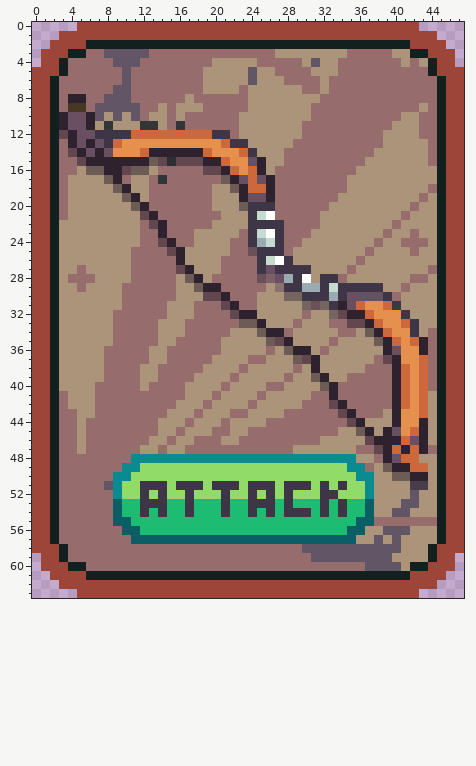
Pixel-art sprite, stored at res/img/attack/rustyBow.png. Above is the file before it was changed.
Colours within 5 levels of each other are drawn and written as one.
Once edited:
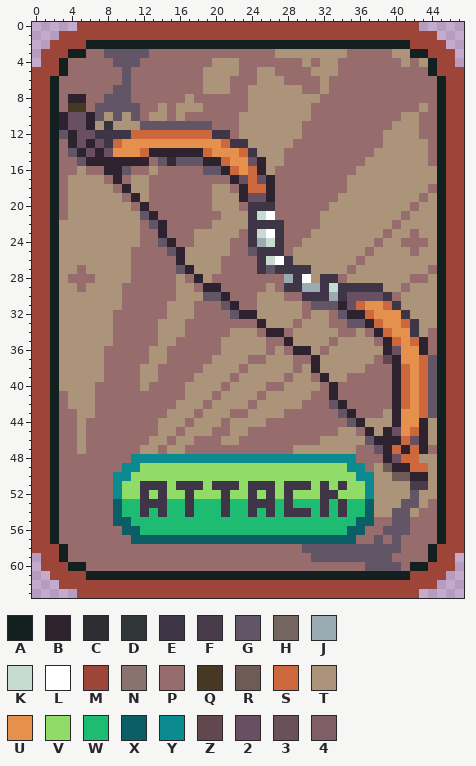
Palette (. is transparent): A #122020  B #2e222f  C #302c34  D #313638  E #3e3546  F #483c4a  G #625565  H #756560  J #9babb2  K #c7dcd0  L #ffffff  M #9e4539  N #8a726e  P #966c6c  Q #473823  R #6d5b55  S #cd683d  T #ab947a  U #e6904e  V #91db69  W #1ebc73  X #0b5e65  Y #0b8a8f  Z #62474e  2 #694f62  3 #6a5159  4 #805e67
Changes in this commit:
{"change": "file 480x640 -> 48x64 pixels (blocks of 10x10 -> 1x1; one block is one cell here)"}
{"y":4,"x":23,"old":"TT","new":"PP"}
{"y":4,"x":31,"old":"G","new":"P"}
{"y":5,"x":23,"old":"TG","new":"PP"}
{"y":6,"x":22,"old":"TTG","new":"PPP"}
{"y":7,"x":22,"old":"T","new":"P"}
{"y":11,"x":12,"old":"DDTPDPPP","new":"GGGGGGGG"}
{"y":12,"x":3,"old":"Z","new":"G"}
{"y":14,"x":4,"old":"Z","new":"G"}
{"y":15,"x":5,"old":"Z","new":"G"}
{"y":15,"x":13,"old":"RZ","new":"PG"}
{"y":15,"x":16,"old":"ZZZ","new":"GGG"}
{"y":16,"x":6,"old":"RR","new":"PP"}
{"y":16,"x":10,"old":"ZRR","new":"GPP"}
{"y":16,"x":19,"old":"ZZ","new":"GG"}
{"y":17,"x":8,"old":"R","new":"P"}
{"y":17,"x":14,"old":"D","new":"P"}
{"y":17,"x":21,"old":"R","new":"P"}
{"y":18,"x":9,"old":"R","new":"P"}
{"y":18,"x":22,"old":"R","new":"P"}
{"y":19,"x":10,"old":"R","new":"P"}
{"y":20,"x":11,"old":"R","new":"P"}
{"y":20,"x":23,"old":"R","new":"P"}
{"y":21,"x":12,"old":"Z","new":"G"}
{"y":22,"x":13,"old":"Z","new":"G"}
{"y":24,"x":14,"old":"Z","new":"G"}
{"y":25,"x":15,"old":"Z","new":"G"}
{"y":25,"x":24,"old":"3","new":"G"}
{"y":27,"x":16,"old":"Z","new":"G"}
{"y":27,"x":26,"old":"2","new":"G"}
{"y":28,"x":17,"old":"R","new":"P"}
{"y":28,"x":25,"old":"342","new":"PPP"}
{"y":29,"x":18,"old":"R","new":"P"}
{"y":29,"x":27,"old":"N","new":"P"}
{"y":30,"x":19,"old":"ZZ","new":"GG"}
{"y":30,"x":28,"old":"HH","new":"PP"}
{"y":31,"x":21,"old":"Z","new":"G"}
{"y":31,"x":30,"old":"H3HE","new":"PGGG"}
{"y":32,"x":22,"old":"Z","new":"G"}
{"y":32,"x":33,"old":"HZ","new":"PG"}
{"y":33,"x":23,"old":"RR","new":"PP"}
{"y":33,"x":35,"old":"ZZ","new":"GG"}
{"y":34,"x":25,"old":"R","new":"P"}
{"y":34,"x":37,"old":"R","new":"P"}
{"y":35,"x":26,"old":"RZ","new":"PP"}
{"y":35,"x":38,"old":"R","new":"P"}
{"y":36,"x":28,"old":"R","new":"P"}
{"y":37,"x":29,"old":"RZ","new":"PP"}
{"y":37,"x":44,"old":"P","new":"G"}
{"y":38,"x":44,"old":"P","new":"G"}
{"y":39,"x":31,"old":"R","new":"P"}
{"y":39,"x":44,"old":"P","new":"G"}
{"y":40,"x":32,"old":"R","new":"P"}
{"y":40,"x":44,"old":"P","new":"G"}
{"y":41,"x":44,"old":"T","new":"G"}
{"y":42,"x":33,"old":"Z","new":"G"}
{"y":42,"x":44,"old":"T","new":"G"}
{"y":43,"x":34,"old":"Z","new":"G"}
{"y":43,"x":44,"old":"T","new":"G"}
{"y":44,"x":35,"old":"Z","new":"G"}
{"y":45,"x":36,"old":"R","new":"P"}
{"y":46,"x":37,"old":"Z","new":"G"}
{"y":47,"x":38,"old":"Z","new":"G"}
{"y":48,"x":36,"old":"TT","new":"PP"}
{"y":51,"x":8,"old":"G","new":"P"}
{"y":53,"x":44,"old":"T","new":"P"}
{"y":54,"x":43,"old":"TT","new":"PP"}
{"y":55,"x":40,"old":"PP","new":"GG"}
{"y":56,"x":37,"old":"TT","new":"PP"}
{"y":56,"x":42,"old":"TTT","new":"PPP"}
{"y":57,"x":36,"old":"TT","new":"PP"}
{"y":57,"x":39,"old":"T","new":"P"}
{"y":57,"x":41,"old":"TTTT","new":"PPPP"}
{"y":58,"x":41,"old":"TTT","new":"PPP"}
{"y":59,"x":40,"old":"TTTT","new":"PPPP"}
{"y":60,"x":41,"old":"T","new":"P"}
{"label":"changed","picture_box":[140,58,257,130]}
{"label":"changed","picture_box":[311,58,320,67]}
{"label":"changed","picture_box":[59,130,383,463]}
{"label":"changed","picture_box":[428,355,437,418]}
{"label":"changed","picture_box":[104,481,113,490]}
{"label":"changed","picture_box":[356,499,437,571]}
